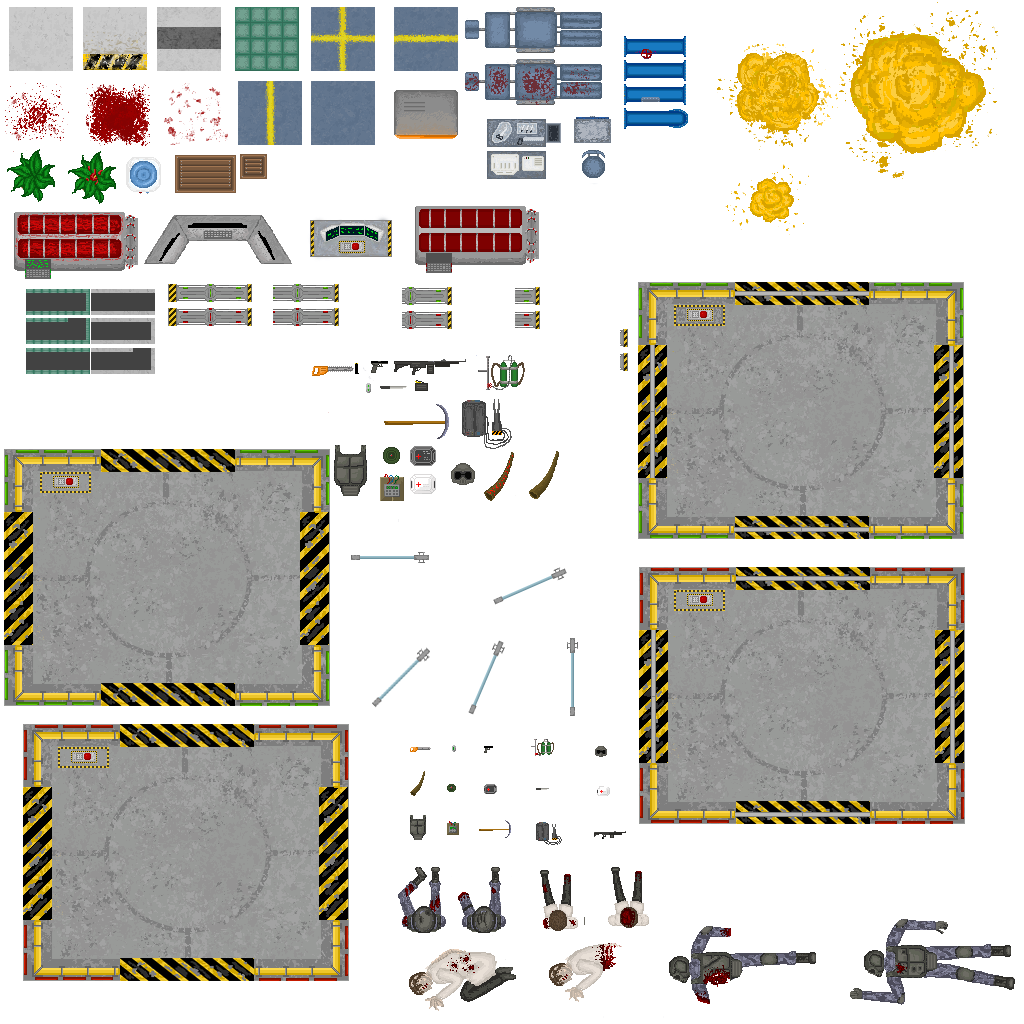
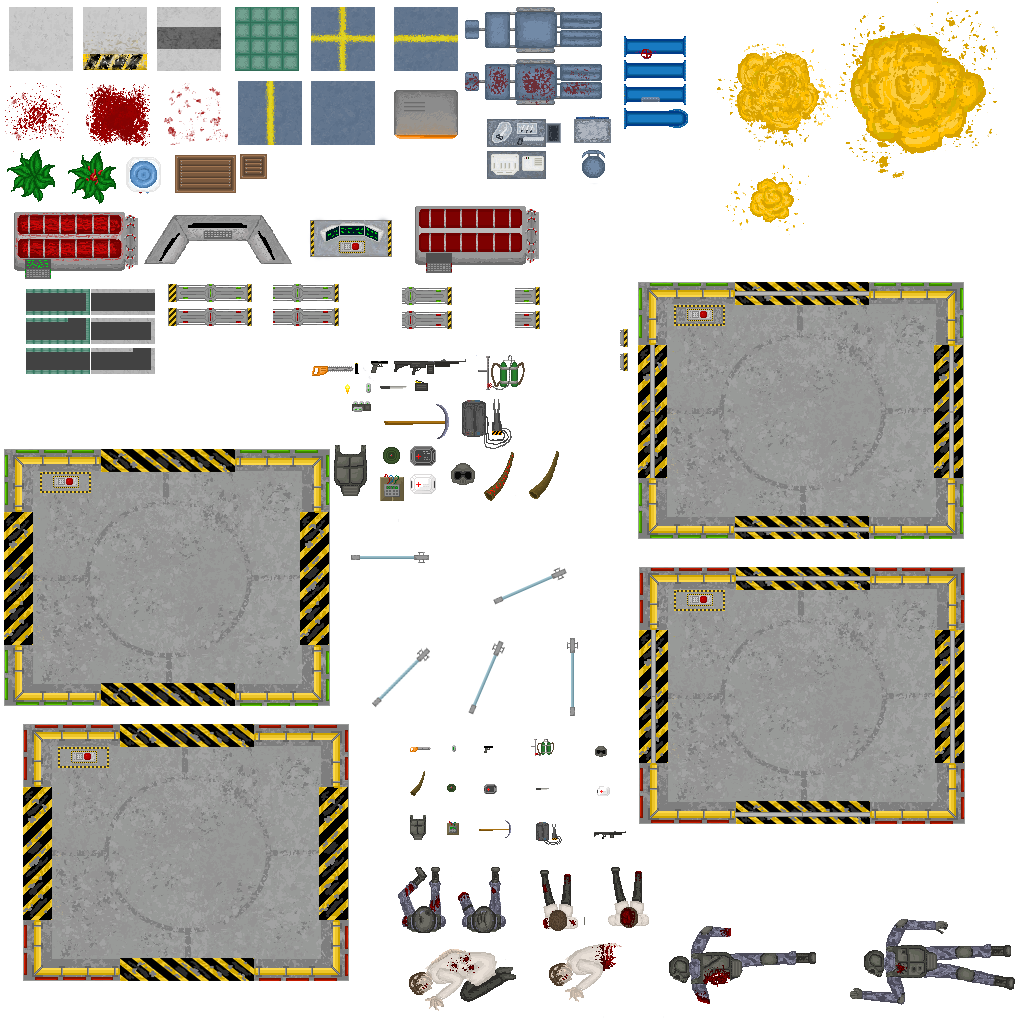
Two versions of the same layered image (1024 × 1024). Layer-by-layer changes:
added layer "Слой 50" above "Objects" over [345, 384, 350, 394]
added layer "Слой 51" above "Слой 1" over [352, 401, 371, 412]
